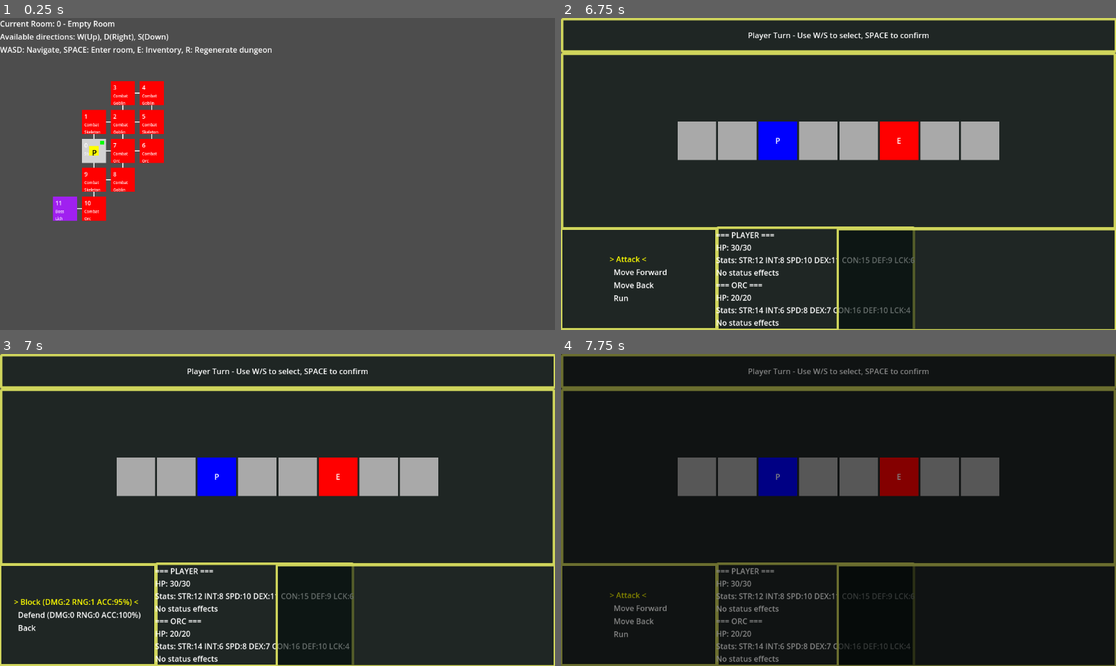
Above: before the commit, frames 1-4 (two rows, left to right).
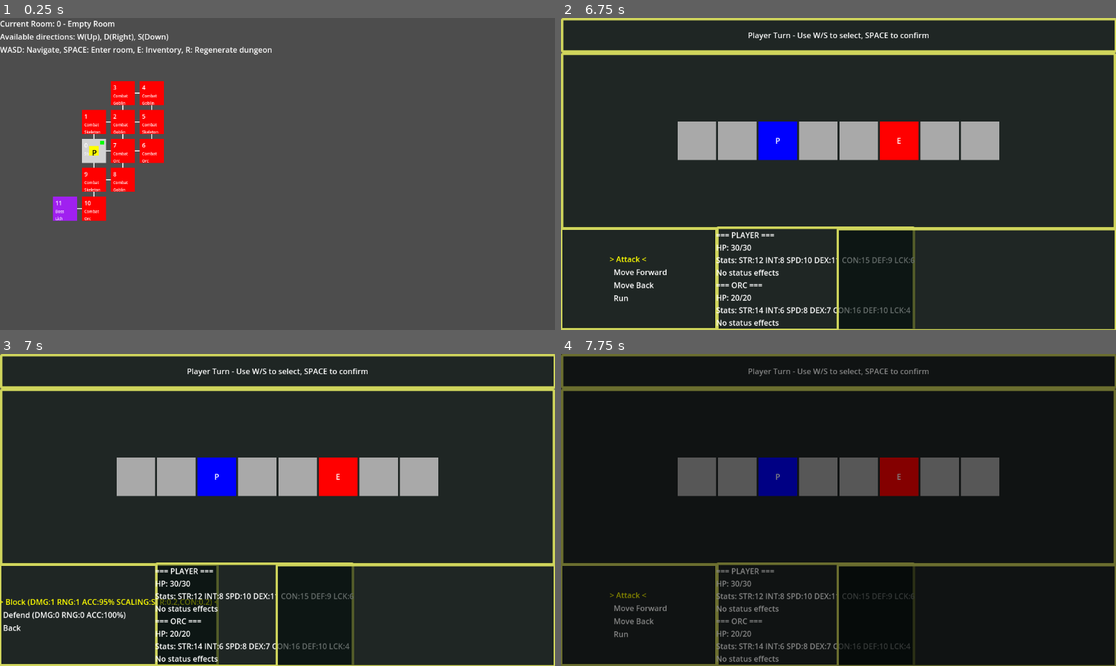
Above: after the commit, the same moments.

Repository: theoskille/project-rogue
Game: Godot game, scene res://scenes/main.tscn
Same seed, same stepped clock (60 frames per second), same inputs: the game is played once before the commit and once after it.
Inputs:
- Up to frame 1 (0.25 s): no input
- Up to frame 2 (6.75 s): tap Enter at 0.5, 2, 3.5 s; hold W 0.53-2.03 s; tap R at 0.6, 4.35 s; tap Space at 0.77, 1.25, 1.52, 2.75, 3.02, 3.77, 4.25, 4.52, 6.02 s; tap E at 1.35, 5.1 s; hold A 2.03-3.53 s; tap Tab at 2.1, 5.85 s; tap Delete at 2.85, 6.6 s; hold S 3.53-4.28 s; tap Backspace at 3.6 s; hold D 4.28-5.03 s; hold W 5.03-5.78 s; hold D from 5.78 s (still down)
- Up to frame 3 (7 s): keep holding D; tap Space at 6.77 s
- Up to frame 4 (7.75 s): keep holding D; tap Backspace at 7.35 s; tap Space at 7.52 s

Frames 1-2 are identical in both runs. In frame 3, 1.1% of the frame differs, in the area x 0-40%, y 67-100%; in frame 4, nothing differs.

Commit message:
add cooldowns, fix dmg scaling

Diff:
--- a/scripts/CombatController.gd
+++ b/scripts/CombatController.gd
@@ -5,6 +5,7 @@
 var player: Player
 var enemy: Enemy
 var status_manager: StatusEffectManager
+var cooldown_manager: CooldownManager
 var animation_overlay: CombatAnimationOverlay
 var damage_number_manager: DamageNumberManager
 
@@ -36,6 +37,8 @@
 var pending_action: CombatAction
 var pending_enemy_action: EnemyAttackAction
 
+# Cooldowns are now handled by StatusEffectManager
+
 # Signals for UI updates
 signal combat_state_changed
 signal player_turn_started
@@ -49,6 +52,7 @@
 func _init(p: Player):
 	player = p
 	status_manager = StatusEffectManager.new()
+	cooldown_manager = CooldownManager.new()
 	update_actions()
 
 func set_animation_overlay(overlay: CombatAnimationOverlay):
@@ -91,8 +95,8 @@
 	# Update main actions
 	main_actions = ActionFactory.create_main_actions()
 
-	# Update attack actions from player's equipped attacks
-	attack_actions = ActionFactory.create_attack_actions(player)
+	# Update attack actions from player's equipped attacks (filter out cooldowns)
+	attack_actions = ActionFactory.create_attack_actions(player, cooldown_manager.get_all_cooldowns())
 
 	# Add "Back" action to attack menu
 	var back_action = ActionFactory.create_custom_action("Back", "Return to main menu", func(controller):
@@ -100,6 +104,16 @@
 		return true
 	)
 	attack_actions.append(back_action)
+
+# Cooldown management methods
+func get_attack_cooldown(attack_name: String) -> int:
+	return cooldown_manager.get_cooldown(attack_name)
+
+func set_attack_cooldown(attack_name: String, turns: int):
+	cooldown_manager.add_cooldown(attack_name, turns)
+
+func decrement_cooldowns():
+	cooldown_manager.tick_cooldowns()
 
 func get_current_actions() -> Array[CombatAction]:
 	if current_menu == "main":
@@ -225,6 +239,9 @@
 		end_combat(true)
 		return
 
+	# Decrement attack cooldowns at end of player turn
+	decrement_cooldowns()
+
 	current_turn = "enemy"
 	emit_signal("enemy_turn_started")
 	emit_signal("enemy_turn_delay_started")
@@ -276,7 +293,7 @@
 		end_combat(false)
 		return
 
-	# Apply status effects to player at end of enemy turn
+	# Apply status effects to player at end of enemy turn (including cooldowns)
 	var player_status_messages = status_manager.apply_player_effects(player, self)
 	for message in player_status_messages:
 		log_combat_message(message)
@@ -292,6 +309,7 @@
 
 func end_combat(player_won: bool):
 	combat_active = false
+	cooldown_manager.clear_all_cooldowns()
 	emit_signal("combat_ended", player_won)
 
 func log_combat_message(message: String):
--- a/scripts/attacks/AttackDatabase.gd
+++ b/scripts/attacks/AttackDatabase.gd
@@ -5,7 +5,7 @@
 # {
 #   "attack_name": {
 #     "base_damage": int,           # Base damage before player stats
-#     "damage_scaling": String,     # How damage scales with player stats ("STR", "DEX", "INT", etc.)
+#     "damage_scaling": Dictionary, # How damage scales with player stats {"STR": 0.5, "DEX": 0.25}
 #     "range": int,                 # Attack range
 #     "accuracy": float,            # Hit chance (0.0 to 1.0)
 #     "description": String,        # Attack description
@@ -15,8 +15,8 @@
 
 static var attacks: Dictionary = {
 	"Slash": {
-		"base_damage": 5,
-		"damage_scaling": "STR_DEX",  # Uses STR + DEX like in Player class
+		"base_damage": 3,
+		"damage_scaling": {"STR": 0.4, "DEX": 0.1},  # Primarily strength-based with some dexterity
 		"range": 1,
 		"accuracy": 0.90,
 		"description": "A basic melee attack",
@@ -24,8 +24,8 @@
 	},
 
 	"Block": {
-		"base_damage": 2,
-		"damage_scaling": "STR_HALF",  # Uses STR / 2 like in Player class
+		"base_damage": 1,
+		"damage_scaling": {"STR": 0.2, "CON": 0.2},  # More defensive, uses constitution
 		"range": 1,
 		"accuracy": 0.95,
 		"description": "A defensive strike",
@@ -34,7 +34,7 @@
 
 	"Defend": {
 		"base_damage": 0,
-		"damage_scaling": "NONE",
+		"damage_scaling": {},  # No damage scaling for pure defensive move
 		"range": 0,
 		"accuracy": 1.0,
 		"description": "Pure defensive stance",
@@ -42,36 +42,39 @@
 	},
 
 	"Power Strike": {
-		"base_damage": 5,
-		"damage_scaling": "STR_DOUBLE",  # Uses STR * 2 like in Player class
+		"base_damage": 4,
+		"damage_scaling": {"STR": 0.8},  # High strength scaling for powerful attack
 		"range": 1,
 		"accuracy": 0.70,
 		"description": "A powerful attack that sacrifices accuracy",
-		"special_effects": [] as Array[String]
+		"special_effects": [] as Array[String],
+		"cooldown": 2
 	},
 
 	"Quick Attack": {
-		"base_damage": 3,
-		"damage_scaling": "DEX_SPD",  # Uses DEX + SPD/2 like in Player class
+		"base_damage": 2,
+		"damage_scaling": {"DEX": 0.3, "SPD": 0.15},  # Speed and dexterity focused
 		"range": 2,
 		"accuracy": 0.85,
 		"description": "A fast attack with extended range",
-		"special_effects": [] as Array[String]
+		"special_effects": [] as Array[String],
+		"cooldown": 1
 	},
 
 	"Magic Bolt": {
-		"base_damage": 4,
-		"damage_scaling": "INT_LCK",  # Uses INT + LCK like in Player class
+		"base_damage": 3,
+		"damage_scaling": {"INT": 0.4, "LCK": 0.1},  # Intelligence-based with luck
 		"range": 3,
 		"accuracy": 0.75,
 		"description": "A magical projectile attack",
-		"special_effects": [] as Array[String]
+		"special_effects": [] as Array[String],
+		"cooldown": 3
 	},
 
 	# Example of new attack with special movement effect
 	"Lunge Strike": {
-		"base_damage": 7,
-		"damage_scaling": "STR_DEX",
+		"base_damage": 4,
+		"damage_scaling": {"STR": 0.3, "DEX": 0.2},  # Balanced strength and dexterity
 		"range": 2,
 		"accuracy": 0.80,
 		"description": "Strike forward while moving toward the enemy",
@@ -79,8 +82,8 @@
 	},
 
 	"Backstep Slash": {
-		"base_damage": 6,
-		"damage_scaling": "DEX",
+		"base_damage": 3,
+		"damage_scaling": {"DEX": 0.45},  # High dexterity scaling
 		"range": 1,
 		"accuracy": 0.85,
 		"description": "Attack then step backward",
@@ -89,8 +92,8 @@
 
 	# DOT attacks
 	"Poison Blade": {
-		"base_damage": 4,
-		"damage_scaling": "DEX",
+		"base_damage": 2,
+		"damage_scaling": {"DEX": 0.35, "INT": 0.05},  # Primarily dexterity with some intelligence
 		"range": 1,
 		"accuracy": 0.90,
 		"description": "Poisoned weapon that causes damage over time",
@@ -98,8 +101,8 @@
 	},
 
 	"Fire Blast": {
-		"base_damage": 6,
-		"damage_scaling": "INT",
+		"base_damage": 3,
+		"damage_scaling": {"INT": 0.5, "LCK": 0.05},  # High intelligence scaling
 		"range": 2,
 		"accuracy": 0.80,
 		"description": "Magical fire attack that burns the enemy",
@@ -114,8 +117,8 @@
 	else:
 		# Return default attack data
 		return {
-			"base_damage": 3,
-			"damage_scaling": "STR",
+			"base_damage": 2,
+			"damage_scaling": {"STR": 0.3},
 			"range": 1,
 			"accuracy": 0.70,
 			"description": "Unknown attack",
@@ -131,27 +134,10 @@
 	var stat_damage = 0
 
 	# Apply damage scaling based on player stats
-	match scaling:
-		"STR":
-			stat_damage = player_stats["STR"]
-		"DEX":
-			stat_damage = player_stats["DEX"]
-		"INT":
-			stat_damage = player_stats["INT"]
-		"STR_DEX":
-			stat_damage = player_stats["STR"] + player_stats["DEX"]
-		"STR_HALF":
-			stat_damage = player_stats["STR"] / 2
-		"STR_DOUBLE":
-			stat_damage = player_stats["STR"] * 2
-		"DEX_SPD":
-			stat_damage = player_stats["DEX"] + player_stats["SPD"] / 2
-		"INT_LCK":
-			stat_damage = player_stats["INT"] + player_stats["LCK"]
-		"NONE":
-			stat_damage = 0
-		_:
-			stat_damage = player_stats["STR"]  # Default fallback
+	for stat_name in scaling.keys():
+		var stat_value = player_stats.get(stat_name, 0) # Get stat value, default to 0 if not found
+		var scaling_factor = scaling[stat_name]
+		stat_damage += stat_value * scaling_factor
 
 	return base_damage + stat_damage + weapon_bonus
 
--- a/scripts/attacks/StatusEffects/StatusEffectManager.gd
+++ b/scripts/attacks/StatusEffects/StatusEffectManager.gd
@@ -30,7 +30,8 @@
 
 	for effect in player_effects:
 		var message = effect.apply_effect(player, combat_manager)
-		messages.append(message)
+		if message != "":
+			messages.append(message)
 
 		effect.tick_duration()
 		if effect.is_expired():
--- a/scripts/combat/ActionFactory.gd
+++ b/scripts/combat/ActionFactory.gd
@@ -49,17 +49,35 @@
 	return action
 
 # Create attack actions from player's equipped attacks
-static func create_attack_actions(player: Player) -> Array[CombatAction]:
+static func create_attack_actions(player: Player, cooldowns: Dictionary = {}) -> Array[CombatAction]:
 	var actions: Array[CombatAction] = []
 
 	if player.equipped_attacks.size() > 0:
 		for attack_name in player.equipped_attacks:
-			actions.append(create_attack_action(attack_name))
+			# Check if attack is on cooldown
+			var cooldown_remaining = cooldowns.get(attack_name, 0)
+			if cooldown_remaining <= 0:
+				# Attack is available, create action
+				actions.append(create_attack_action(attack_name))
+			else:
+				# Attack is on cooldown, create disabled action
+				var disabled_action = create_disabled_attack_action(attack_name, cooldown_remaining)
+				actions.append(disabled_action)
 	else:
 		# Fallback to basic attack
 		actions.append(create_attack_action("Basic Attack"))
 
 	return actions
+
+# Create a disabled attack action (on cooldown)
+static func create_disabled_attack_action(attack_name: String, cooldown_remaining: int) -> SpecialAction:
+	var action = SpecialAction.new(SpecialAction.SpecialActionType.WAIT, 0.0, func(controller):
+		controller.log_combat_message("%s is on cooldown for %d more turns!" % [attack_name, cooldown_remaining])
+		return false  # Don't end turn
+	)
+	action.action_name = "%s (CD: %d)" % [attack_name, cooldown_remaining]
+	action.description = "This attack is on cooldown"
+	return action
 
 # Create a custom action with a custom execution function
 static func create_custom_action(name: String, description: String, execution_func: Callable) -> SpecialAction:
--- a/scripts/combat/AttackAction.gd
+++ b/scripts/combat/AttackAction.gd
@@ -26,6 +26,12 @@
 func execute(controller: CombatController) -> bool:
 	# Check if we can execute this attack
 	if not can_execute(controller):
+		return false
+
+	# Check if attack is on cooldown
+	var cooldown_remaining = controller.get_attack_cooldown(attack_name)
+	if cooldown_remaining > 0:
+		controller.log_combat_message("%s is on cooldown for %d more turns!" % [attack_name, cooldown_remaining])
 		return false
 
 	# Handle special case attacks first
@@ -66,6 +72,11 @@
 		if controller.damage_number_manager:
 			controller.damage_number_manager.show_damage(damage, controller.enemy_position)
 
+		# Set cooldown if attack has one
+		var cooldown = attack_data.get("cooldown", 0)
+		if cooldown > 0:
+			controller.set_attack_cooldown(attack_name, cooldown)
+
 		return true
 	else:
 		controller.log_combat_message("Player's %s misses!" % [attack_name])
@@ -74,11 +85,16 @@
 		if controller.damage_number_manager:
 			controller.damage_number_manager.show_miss(controller.enemy_position)
 
+		# Set cooldown even on miss if attack has one
+		var cooldown = attack_data.get("cooldown", 0)
+		if cooldown > 0:
+			controller.set_attack_cooldown(attack_name, cooldown)
+
 		return true  # Still counts as executed, just missed
 
 func execute_basic_attack(controller: CombatController) -> bool:
 	# Fallback attack if no attacks equipped
-	var damage = 5
+	var damage = 3
 	controller.enemy.take_damage(damage)
 	controller.log_combat_message("Player uses Basic Attack for %d damage!" % damage)
 	return true
@@ -118,11 +134,29 @@
 	# Use base damage for display (without player stats) to avoid errors
 	var base_damage = attack_data["base_damage"]
 
-	return "%s (DMG:%d RNG:%d ACC:%d%%)" % [
+	# Add cooldown info if available
+	var cooldown = attack_data.get("cooldown", 0)
+	var cooldown_text = ""
+	if cooldown > 0:
+		cooldown_text = " CD:%d" % cooldown
+
+	# Add scaling info for display
+	var scaling = attack_data["damage_scaling"]
+	var scaling_text = ""
+	if scaling.size() > 0:
+		var scaling_parts: Array[String] = []
+		for stat_name in scaling.keys():
+			var factor = scaling[stat_name]
+			scaling_parts.append("%s:%.1f" % [stat_name, factor])
+		scaling_text = " SCALING:" + ",".join(scaling_parts)
+
+	return "%s (DMG:%d RNG:%d ACC:%d%%%s%s)" % [
 		attack_name,
 		base_damage,
 		attack_data["range"],
-		int(attack_data["accuracy"] * 100)
+		int(attack_data["accuracy"] * 100),
+		cooldown_text,
+		scaling_text
 	]
 
 func get_detailed_info(controller: CombatController) -> Dictionary:
--- /dev/null
+++ b/scripts/combat/CooldownManager.gd
@@ -0,0 +1,46 @@
+class_name CooldownManager
+extends RefCounted
+
+# Tracks cooldowns for player attacks
+var player_cooldowns: Dictionary = {}  # attack_name -> turns_remaining
+
+# Add a cooldown for an attack
+func add_cooldown(attack_name: String, turns: int):
+	if turns > 0:
+		player_cooldowns[attack_name] = turns
+
+# Get remaining cooldown for an attack
+func get_cooldown(attack_name: String) -> int:
+	return player_cooldowns.get(attack_name, 0)
+
+# Check if an attack is on cooldown
+func is_on_cooldown(attack_name: String) -> bool:
+	return get_cooldown(attack_name) > 0
+
+# Decrement all cooldowns by 1 turn
+func tick_cooldowns():
+	var expired_cooldowns: Array[String] = []
+
+	for attack_name in player_cooldowns:
+		player_cooldowns[attack_name] -= 1
+		if player_cooldowns[attack_name] <= 0:
+			expired_cooldowns.append(attack_name)
+
+	# Remove expired cooldowns
+	for attack_name in expired_cooldowns:
+		player_cooldowns.erase(attack_name)
+
+# Get all current cooldowns for UI display
+func get_all_cooldowns() -> Dictionary:
+	return player_cooldowns.duplicate()
+
+# Clear all cooldowns (for when combat ends)
+func clear_all_cooldowns():
+	player_cooldowns.clear()
+
+# Get cooldown description for UI
+func get_cooldown_description(attack_name: String) -> String:
+	var cooldown = get_cooldown(attack_name)
+	if cooldown > 0:
+		return "%s (CD: %d)" % [attack_name, cooldown]
+	return attack_name
